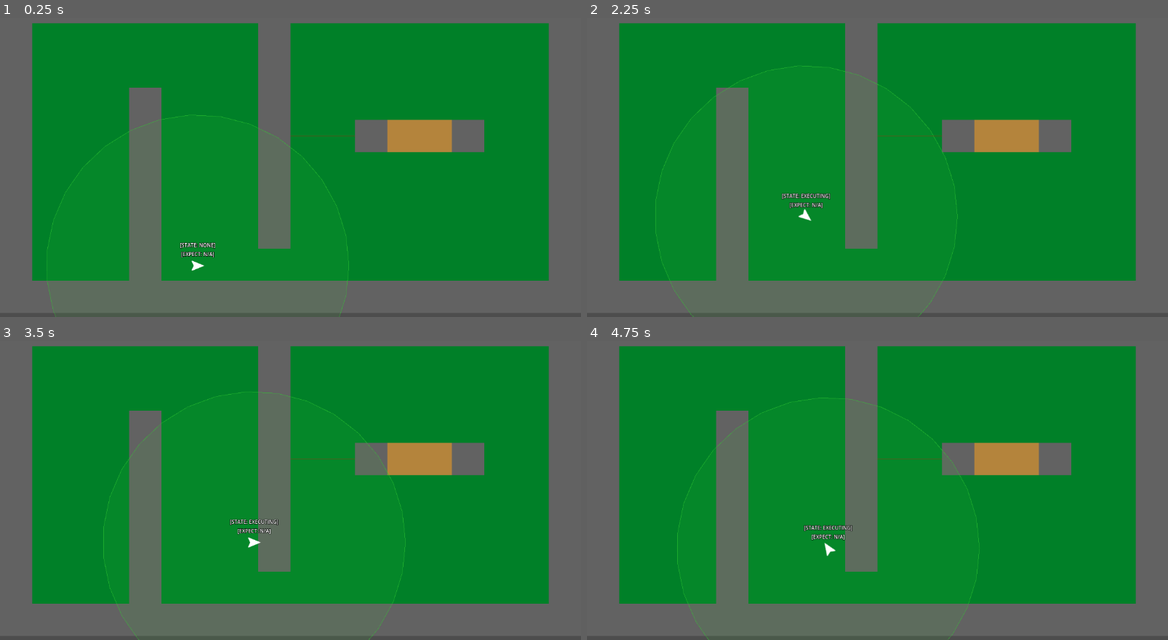
Above: before the commit, frames 1-4 (two rows, left to right).
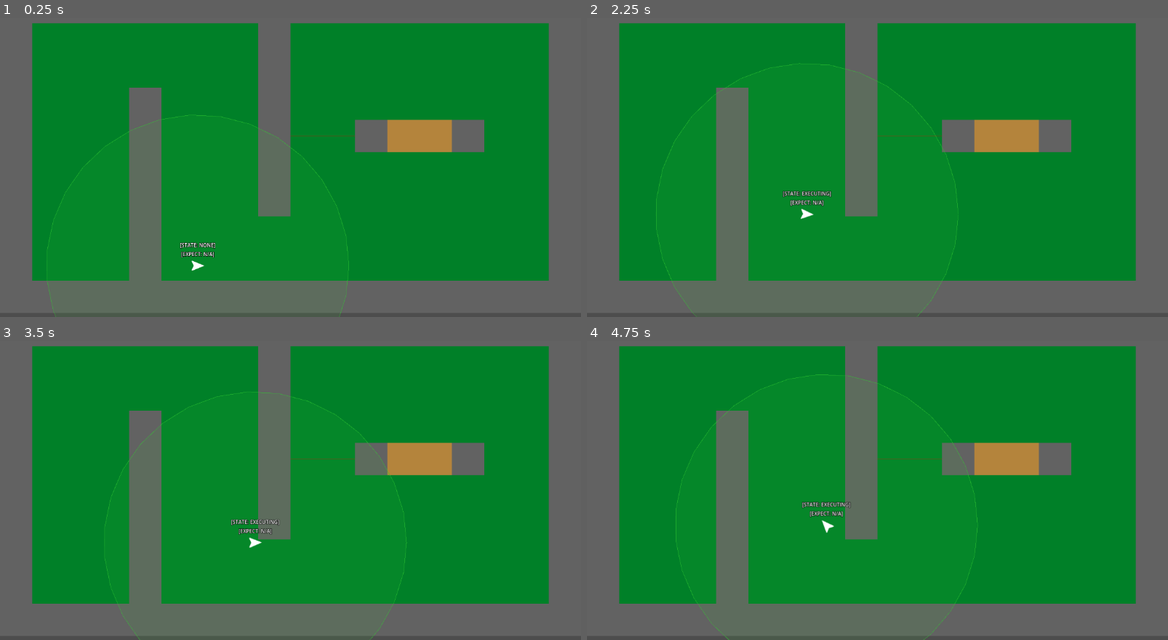
Above: after the commit, the same moments.

Repository: Foolminate/lima-charlie
Game: Godot game, scene res://levels/test_arena.tscn
Same seed, same stepped clock (60 frames per second), same inputs: the game is played once before the commit and once after it.
Inputs (mouse positions are in pixels of both pictures, inside the frame that each line leads up to):
- Up to frame 1 (0.25 s): no input
- Up to frame 2 (2.25 s): tap Enter at 0.5 s; move the mouse to (1005, 137) at 0.52 s; click (1005, 137) at 0.67 s; move the mouse to (761, 170) at 1.27 s; click (761, 170) at 1.42 s; move the mouse to (935, 83) at 2.02 s; click (935, 83) at 2.17 s
- Up to frame 3 (3.5 s): move the mouse to (261, 541) at 2.77 s; click (261, 541) at 2.92 s
- Up to frame 4 (4.75 s): move the mouse to (1051, 526) at 3.52 s; click (1051, 526) at 3.67 s; move the mouse to (703, 427) at 4.27 s; click (703, 427) at 4.42 s

The runs differ from the first frame. In frame 1, 0.6% of the frame differs, in the area x 44-51%, y 66-78%; in frame 2, 1.2%; in frame 3, 1.1%; in frame 4, 1.5%, in the area x 15-68%, y 11-100%.

Commit message:
feat: command parser (untested)

Diff:
--- a/levels/test_arena.tscn
+++ b/levels/test_arena.tscn
@@ -5,7 +5,7 @@
 [ext_resource type="PackedScene" uid="uid://bb6jsf0lcarlw" path="res://entities/hazards/dummy_hazard.tscn" id="3_vq7t1"]
 
 [sub_resource type="NavigationPolygon" id="NavigationPolygon_goyld"]
-vertices = PackedVector2Array(1058, 94, 1058, 546, 990, 350, 990, 226, 606, 94, 674, 226, 606, 542, 674, 350, 226, 162, 226, 546, 94, 546, 94, 94, 482, 94, 350, 162, 482, 542, 350, 546)
+vertices = PackedVector2Array(1058, 94, 1058, 546, 990, 350, 990, 226, 606, 94, 674, 226, 606, 478, 674, 350, 226, 162, 226, 546, 94, 546, 94, 94, 482, 94, 350, 162, 482, 478, 350, 546)
 polygons = Array[PackedInt32Array]([PackedInt32Array(0, 1, 2, 3), PackedInt32Array(4, 0, 3, 5), PackedInt32Array(6, 4, 5, 7), PackedInt32Array(8, 9, 10, 11), PackedInt32Array(8, 11, 12, 13), PackedInt32Array(13, 12, 14, 15), PackedInt32Array(1, 15, 14, 6), PackedInt32Array(2, 1, 6, 7)])
 agent_radius = 30.0
 
@@ -53,7 +53,7 @@
 navigation_polygon = SubResource("NavigationPolygon_goyld")
 
 [node name="TileMapLayer" type="TileMapLayer" parent="NavigationRegion2D" unique_id=1848077133]
-tile_map_data = PackedByteArray("AAABAAEAAAAAAAAAAAABAAIAAAA …(918 unchanged characters)… AAIAAQAAQAAAAAAAAAIAAUAAQAAAAAAAAAIAAcAAQAAAAAAAAAIAAgAAAAAAAAAAAAJAAEAAAAAAAAAAA …(1860 unchanged characters)…
+tile_map_data = PackedByteArray("AAABAAEAAAAAAAAAAAABAAIAAAA …(918 unchanged characters)… AAIAAQAAQAAAAAAAAAIAAUAAQAAAAAAAAAIAAcAAAAAAAAAAAAIAAgAAAAAAAAAAAAJAAEAAAAAAAAAAA …(1860 unchanged characters)…
 tile_set = SubResource("TileSet_vq7t1")
 
 [node name="TacticalUnit" parent="." unique_id=1474482010 instance=ExtResource("1_qdrqe")]
--- /dev/null
+++ b/llm_bridge/command_parser.gd
@@ -0,0 +1,79 @@
+class_name CommandParser
+extends Node
+
+## Parses the isolated <COMMAND> block string into executable FSM data.
+static func parse_command(command_string: String) -> Dictionary:
+	var result = {
+		"is_valid": true,
+		"orders": [],
+		"expect": "",
+		"bark": "",
+		"errors": ""
+	}
+
+	var errors: Array[String] = []
+	var lines = command_string.strip_edges().split("\n", false)
+	var found_order = false
+
+	for line in lines:
+		var clean_line = line.strip_edges()
+		if clean_line.is_empty():
+			continue
+
+		if clean_line.begins_with("EXPECT:"):
+			result["expect"] = clean_line.trim_prefix("EXPECT:").strip_edges()
+		elif clean_line.begins_with("BARK:"):
+			result["bark"] = clean_line.trim_prefix("BARK:").strip_edges()
+		elif "|" in clean_line:
+			found_order = true
+			var parsed_order = _parse_order(clean_line)
+
+			if parsed_order.has("errors"):
+				# Accumulate ALL errors found in this specific line
+				errors.append_array(parsed_order["errors"])
+			else:
+				result["orders"].append(parsed_order["components"])
+
+	# Exhaustive checks for omissions across the whole block
+	if not found_order:
+		errors.append("MISSING:ORDER")
+
+	if result["expect"].is_empty():
+		errors.append("MISSING:EXPECT")
+
+	if result["bark"].is_empty():
+		errors.append("MISSING:BARK")
+
+	# Compile final result
+	if not errors.is_empty():
+		result["is_valid"] = false
+		result["errors"] = "ERRORS: " + " | ".join(errors)
+
+	return result
+
+## Helper: Slices a line exhaustively and returns either {"data": dict} OR {"errors": Array}
+static func _parse_order(line: String) -> Dictionary:
+	var components = {}
+	var errors: Array[String] = []
+	var segments = line.split("|")
+
+	for segment in segments:
+		var kvp = segment.split(":")
+
+		if kvp.size() == 2:
+			var key = kvp[0].strip_edges().to_lower()
+			var value = kvp[1].strip_edges()
+			components[key] = value
+		else:
+			errors.append("SYNTAX:" + segment.strip_edges())
+
+	# Exhaustively check all required keys against whatever valid data was parsed
+	var required_keys = ["unit", "action", "target", "skill", "doctrine"]
+	for req in required_keys:
+		if not components.has(req):
+			errors.append("MISSING:" + req.to_upper())
+
+	if not errors.is_empty():
+		return {"errors": errors}
+
+	return {"components": components}
--- a/llm_bridge/toon_parser.gd
+++ /dev/null
@@ -1,5 +0,0 @@
-class_name ToonParser
-extends Node
-
-static func parse(llm_response: String) -> Dictionary:
-	return {}
Renamed: llm_bridge/toon_parser.gd.uid -> llm_bridge/command_parser.gd.uid
Not shown, changed: GEMINI.md
